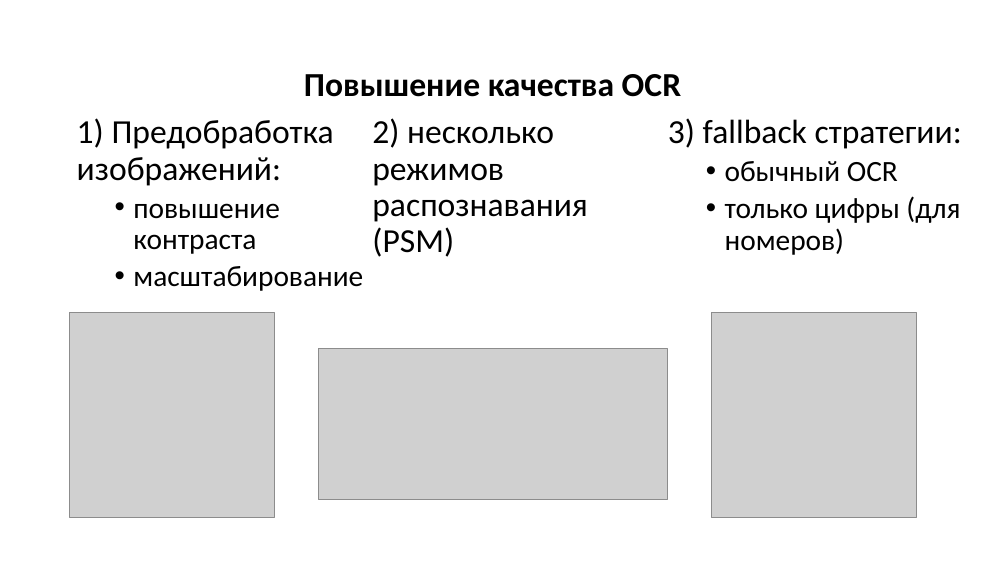
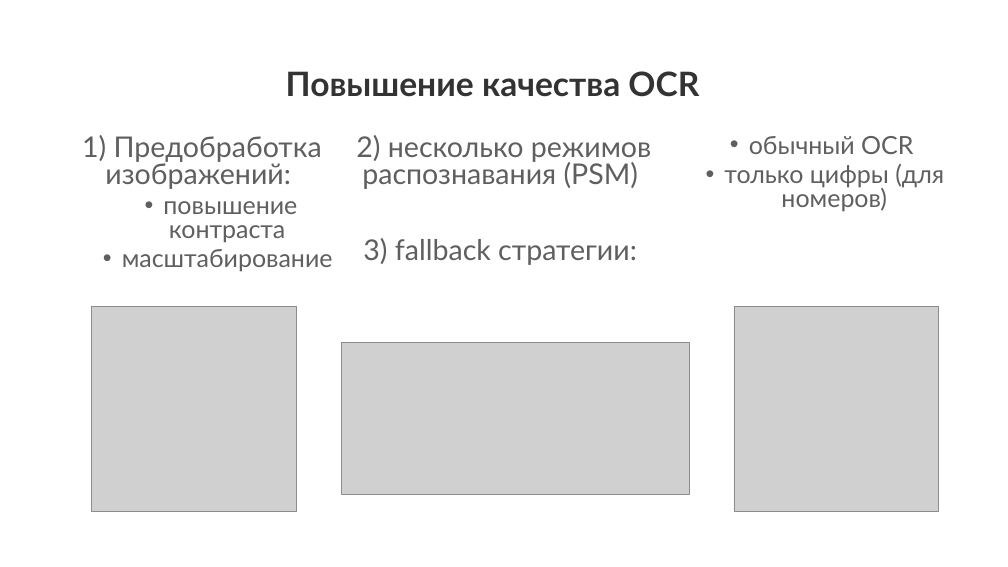
Before and after one commit to IndesFormao/Hackaton_2026_KK, a slide deck: slide 7 of Hakaton_KK.pptx. Drawn at 1008x567 pixels with LibreOffice and Linux fonts; fonts in the diff are those of the drawing; grey boxes stand for pictures. Boxes give left, top, right and bottom in pixels: in the first picture for what was removed or moved away, otherwise in the second. Text is boxed around its words. In the diff, an @@ line names an element or a change of style, - is before the commit and + after.

```diff
--- a/Hakaton_KK.pptx
+++ b/Hakaton_KK.pptx
@@ title "Повышение качества OCR" at [286,71,699,97]: font Calibri to Lato, text colour #000000 to #333333 @@
@@ text "1) Предобработка изображений:": place and size @@
-text "1) Предобработка изображений:" at [77,118,962,255]
+text "1) Предобработка изображений:" at [82,135,944,272]
@@ text "1) Предобработка изображений:" at [82,135,944,272]: size 32 to 27.2 pt in "1) Предобработка изображений:", "2) несколько режимов распознавания (PSM)", "3) fallback стратегии:"; font Calibri to Lato, text colour #000000 to #5F5F5F; size 28 to 23.8 pt in "повышение контраста", "масштабирование", "обычный OCR", "только цифры (для номеров)"; alignment left to centre; line spacing 0.9 to 0.8 @@
@@ 3 pictures: place and size @@
-3 pictures at [69,312,917,517]
+3 pictures at [91,307,939,512]
```
Also in this commit, not shown: 12 other slides changed.
